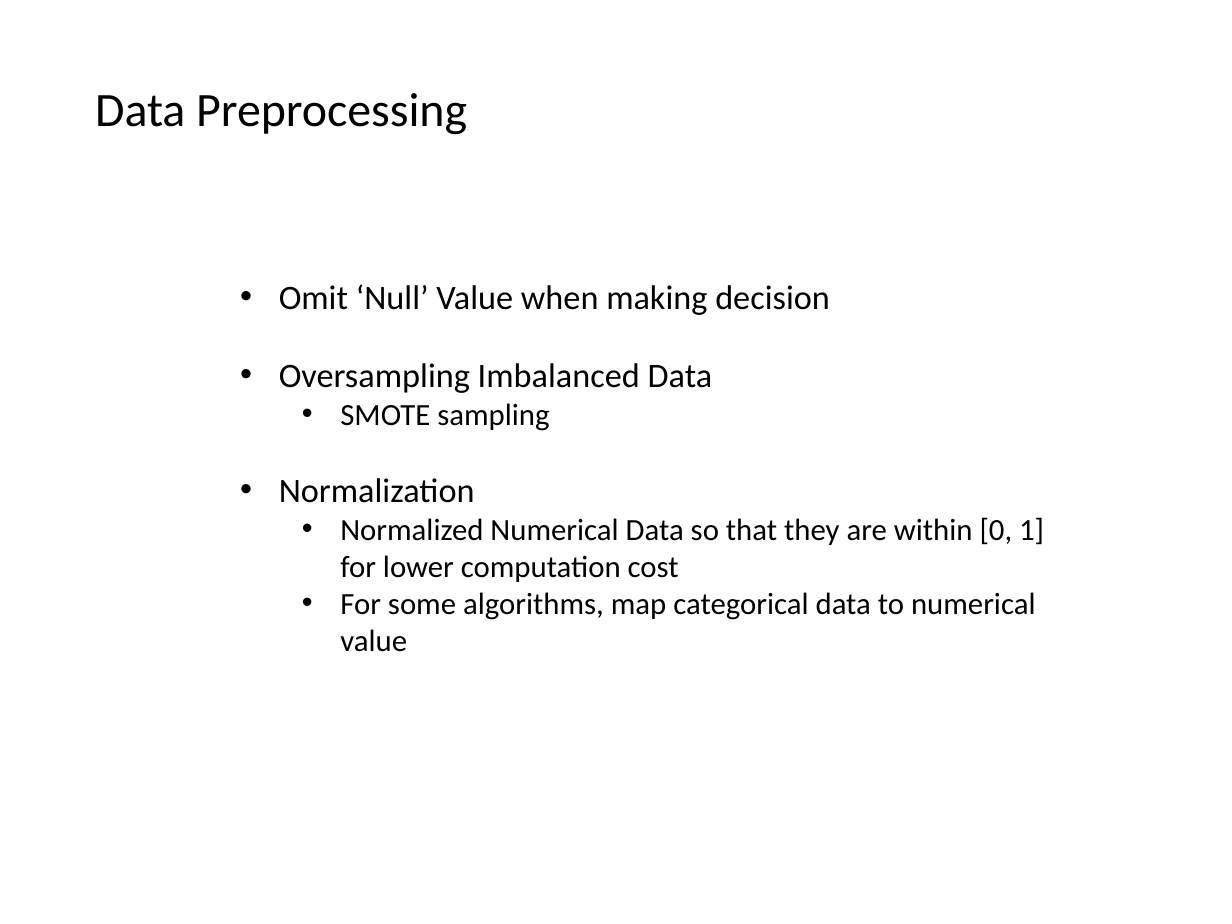
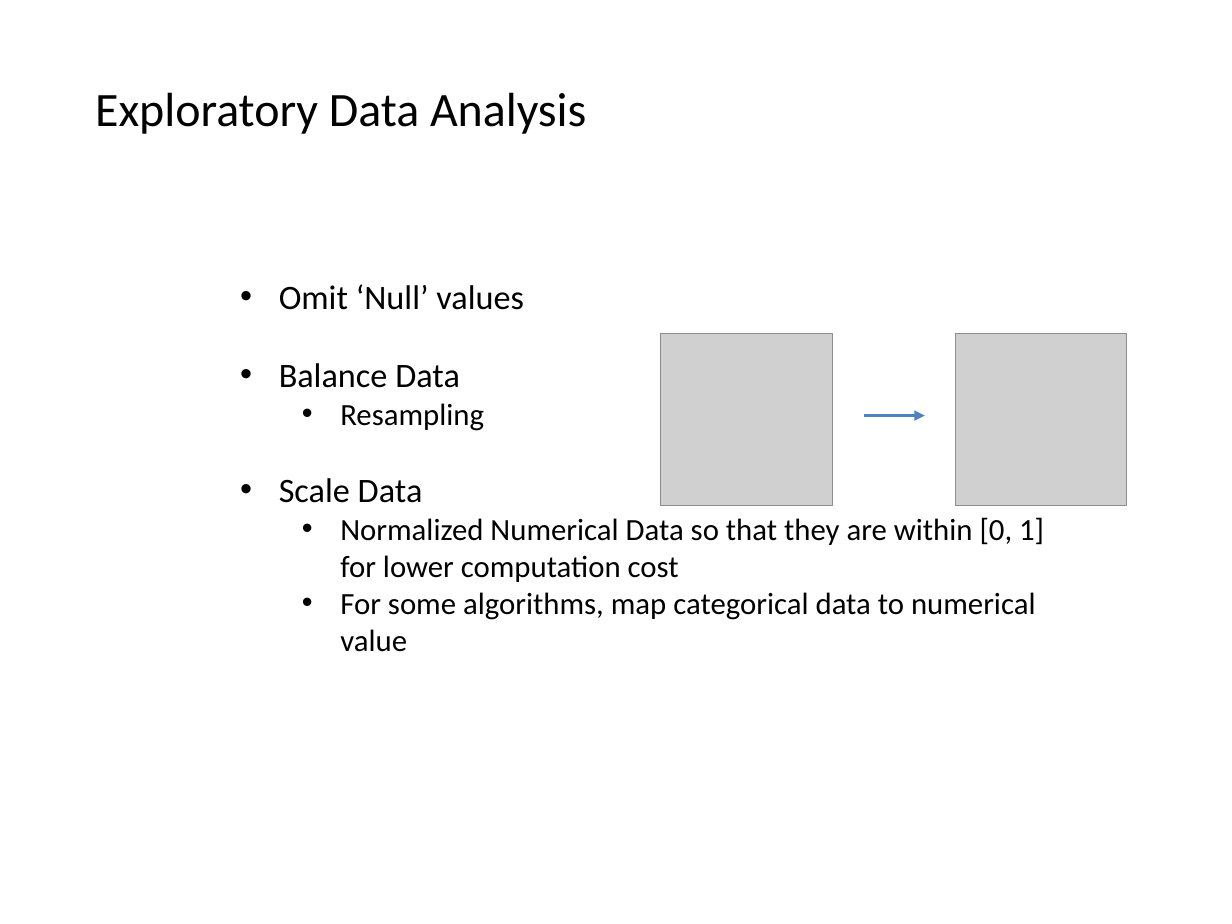
Before and after one commit to frostace/BinaryClassification, a slide deck: slide 3 of DataSciencePres.pptx. Drawn at 1232x924 pixels with LibreOffice and Linux fonts; fonts in the diff are those of the drawing; grey boxes stand for pictures. Boxes give left, top, right and bottom in pixels: in the first picture for what was removed or moved away, otherwise in the second. Text is boxed around its words. In the diff, an @@ line names an element or a change of style, - is before the commit and + after.

```diff
--- a/DataSciencePres.pptx
+++ b/DataSciencePres.pptx
@@ text at (x1=95, y1=92, x2=586, y2=134): text changed @@
-Data Preprocessing
+Exploratory Data Analysis
@@ text at (x1=279, y1=284, x2=524, y2=503): text changed @@
-• Omit ‘Null’ Value when making decision
-• Oversampling Imbalanced Data
-  • SMOTE sampling
-• Normalization
+• Omit ‘Null’ values
+• Balance Data
+  • Resampling
+• Scale Data
@@ picture added at (x1=660, y1=334, x2=832, y2=505) @@
@@ picture added at (x1=955, y1=334, x2=1126, y2=505) @@
@@ arrow added from (864, 415) to (925, 415), #4F81BD 2 pt @@
```
Also in this commit, not shown: 3 other slides changed, 1 slide added, 8 other files.
